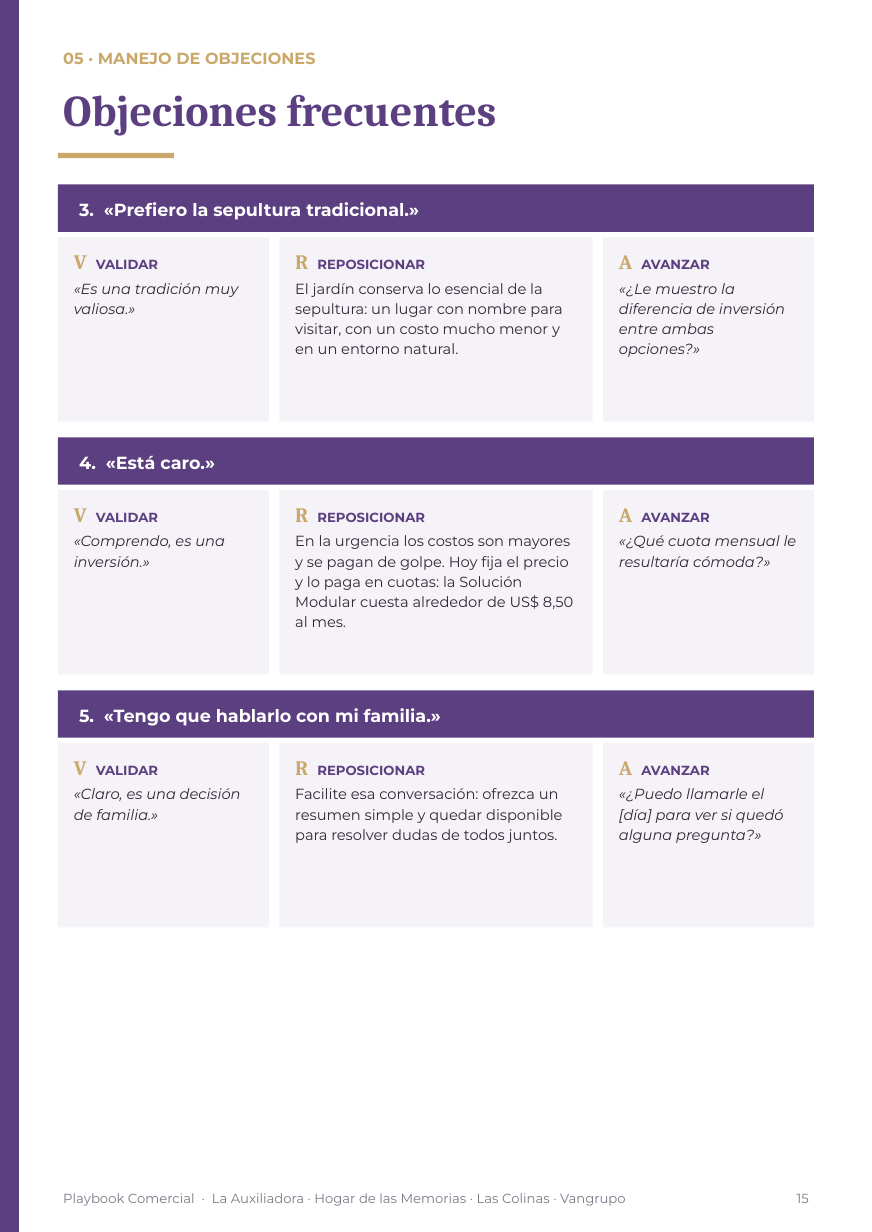
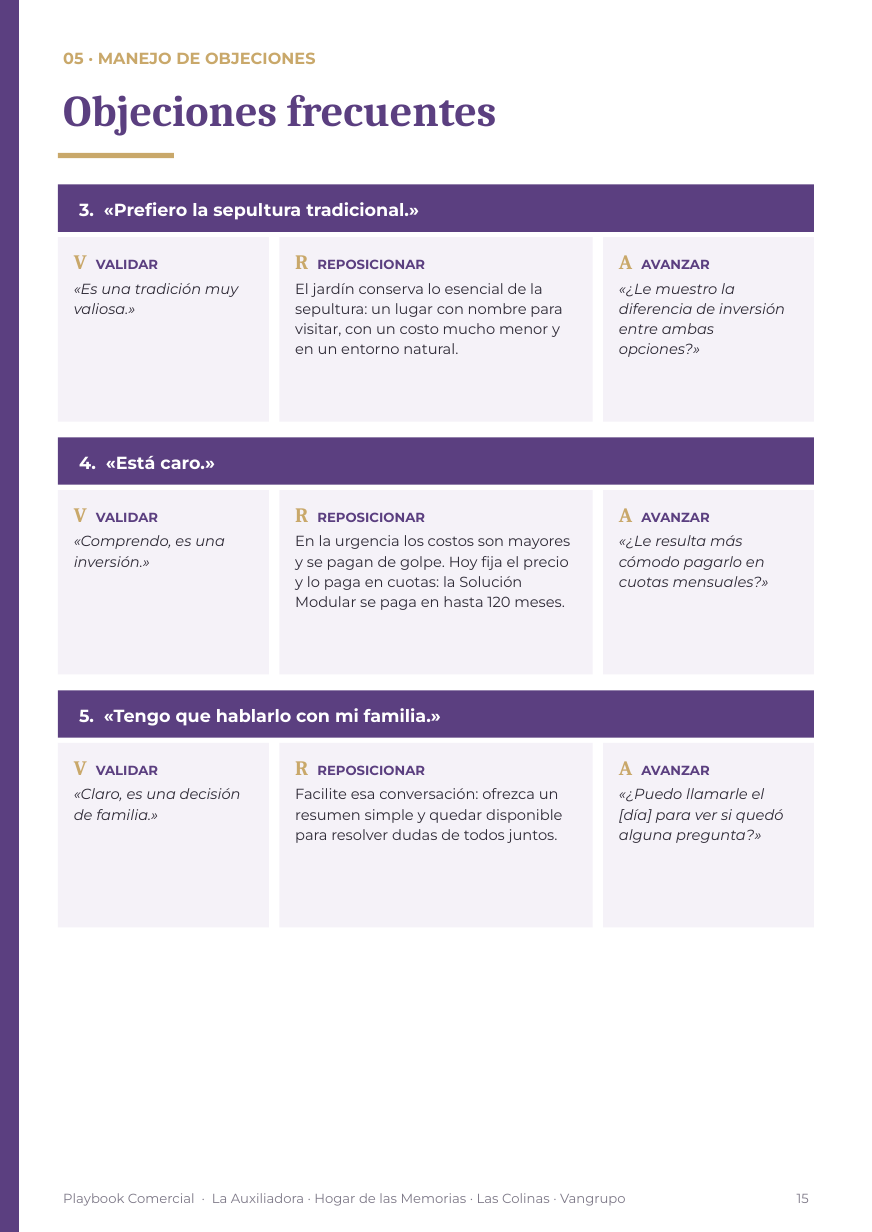
Before and after one commit to os267/teste, a slide deck: slide 15 of playbook/salida/Playbook_Comercial_Cremacion_Vangrupo_Vertical.pptx. Drawn at 872x1232 pixels with LibreOffice and Linux fonts; fonts in the diff are those of the drawing. Boxes give left, top, right and bottom in pixels: in the first picture for what was removed or moved away, otherwise in the second. Text is boxed around its words. In the diff, an @@ line names an element or a change of style, - is before the commit and + after.

```diff
--- a/playbook/salida/Playbook_Comercial_Cremacion_Vangrupo_Vertical.pptx
+++ b/playbook/salida/Playbook_Comercial_Cremacion_Vangrupo_Vertical.pptx
@@ text at <box>295,535,570,610</box>: text changed @@
-En la urgencia los costos son mayores y se pagan de golpe. Hoy fija el precio y lo paga en cuotas: la Solución Modular cuesta alrededor de US$ 8,50 al mes.
+En la urgencia los costos son mayores y se pagan de golpe. Hoy fija el precio y lo paga en cuotas: la Solución Modular se paga en hasta 120 meses.
@@ text at <box>619,535,769,587</box>: text changed @@
-«¿Qué cuota mensual le resultaría cómoda?»
+«¿Le resulta más cómodo pagarlo en cuotas mensuales?»
```
Also in this commit, not shown: 3 other slides changed, 10 other files.
